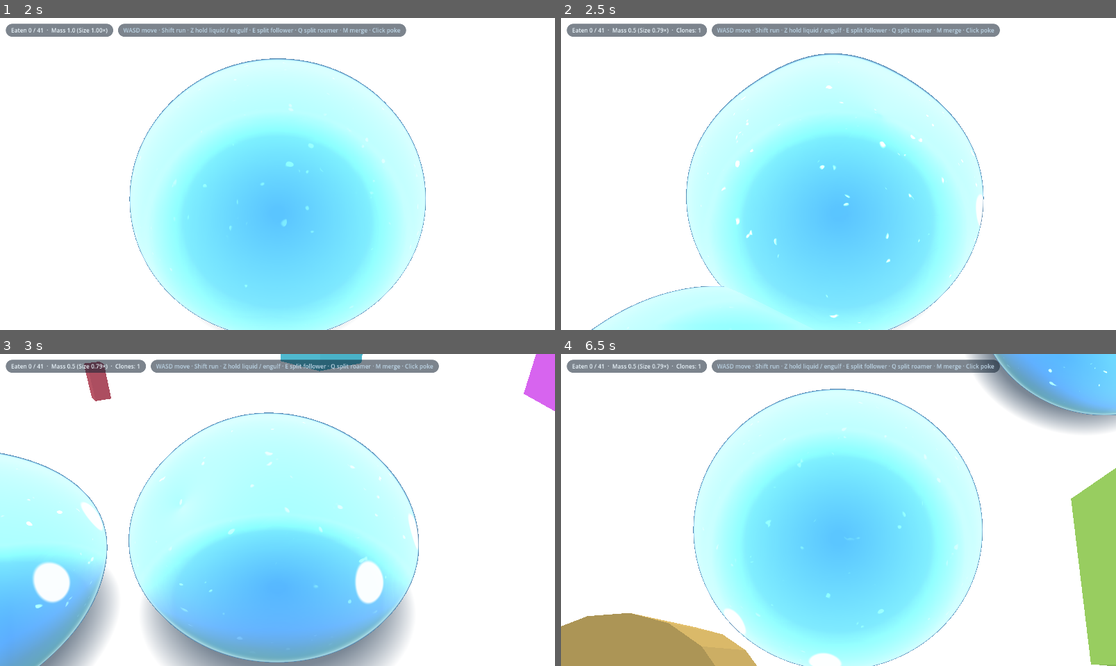
Above: before the commit, frames 1-4 (two rows, left to right).
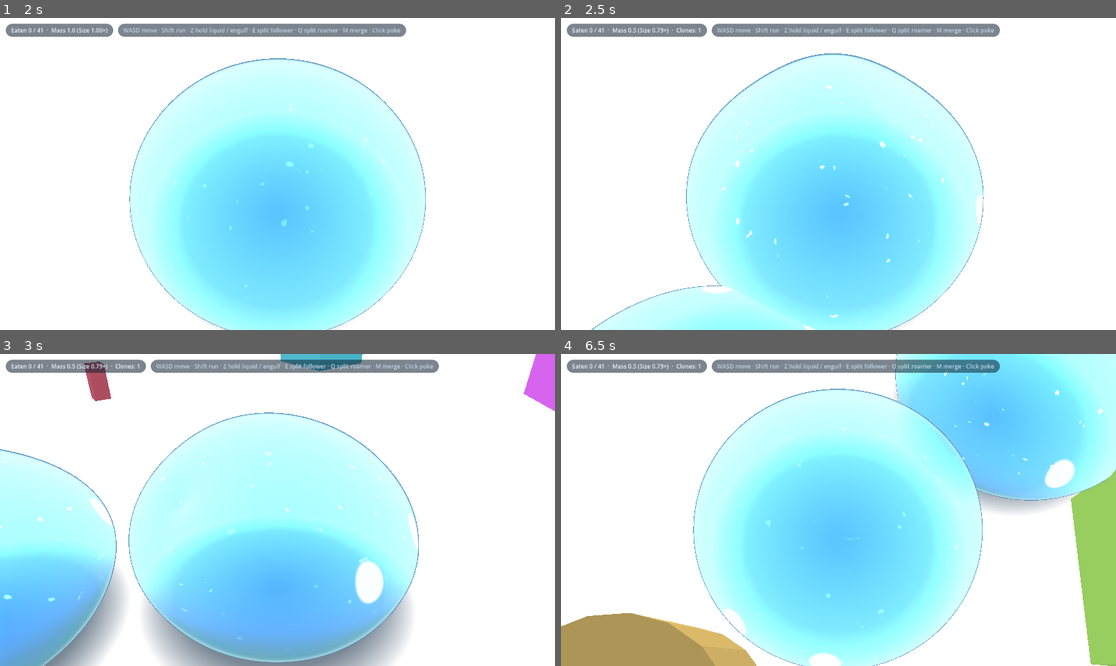
Above: after the commit, the same moments.

Repository: EN-rain/how-to-live-as-a-slime
Game: Godot game, scene res://scenes/main.tscn
The game is run twice, just before and just after one commit, with the same random seed, the same clock (stepped at 60 frames per second) and the same inputs.
Inputs (mouse positions are in pixels of both pictures, inside the frame that each line leads up to):
- Up to frame 1 (2 s): tap Enter (ui_accept) at 0.5, 0.77, 1.07 s; move the mouse to (399, 158) at 0.52 s; hold D (move_right) 0.53-1.25 s; hold M (merge_clones) 0.53-1.25 s; click (399, 158) at 0.67 s; tap Shift (run) at 0.8 s; drag from (166, 189) to (249, 236) at 1.27 s
- Up to frame 2 (2.5 s): move the mouse to (894, 105) at 2.02 s; hold D (move_right) from 2.03 s (still down); hold E (split_follow) from 2.03 s (still down); click (894, 105) at 2.17 s; tap Q (split_roam) at 2.3 s
- Up to frame 3 (3 s): release D (move_right) at 2.75 s; release E (split_follow) at 2.75 s; drag from (249, 572) to (111, 463) at 2.77 s
- Up to frame 4 (6.5 s): move the mouse to (1005, 556) at 3.52 s; hold A (move_left) 3.53-4.25 s; hold M (merge_clones) 3.53-4.25 s; click (1005, 556) at 3.67 s; tap Enter (ui_accept) at 3.77, 4.07 s; tap Shift (run) at 3.8 s; drag from (672, 463) to (755, 432) at 4.27 s; move the mouse to (866, 510) at 5.02 s; hold S (move_back) 5.03-5.75 s; hold Shift (run) 5.03-5.75 s; click (866, 510) at 5.17 s; tap Q (split_roam) at 5.3 s; drag from (755, 432) to (727, 525) at 5.77 s

Frame 1 is identical in both runs. In frame 2, 0.2% of the frame differs, in the area x 5-77%, y 11-100%; in frame 3, 3.1%; in frame 4, 16%, in the area x 0-100%, y 0-100%.

Commit message:
Improve slime lifecycle, engulf, AI, and state management (13 items)

Diff:
--- a/scripts/slime.gd
+++ b/scripts/slime.gd
@@ -134,6 +134,7 @@
 # AI internal state
 var _ai_target_pos := Vector3.ZERO
 var _ai_roam_timer := 0.0
+var _ai_recovery_timer := 0.0
 var _ai_target_prop = null
 var _ai_stuck_timer := 0.0
 var _ai_last_pos := Vector3.ZERO
@@ -155,17 +156,20 @@
 
 
 func _ready() -> void:
-	slime_scale = start_scale
-	target_scale = start_scale
-	_facing_yaw = start_facing
-	support_y = floor_y
+	if not is_budding:
+		slime_scale = start_scale
+		target_scale = start_scale
+		_facing_yaw = start_facing
+		support_y = floor_y
 
 	# Duplicate material override so each clone has independent shader uniforms
 	if body and body.material_override:
-		_mat = body.material_override.duplicate() as ShaderMaterial
-		body.material_override = _mat
-		_mat.set_shader_parameter("uMelt", 0.28)
-		_reset_array_uniforms()
+		var dup = body.material_override.duplicate()
+		if dup is ShaderMaterial:
+			_mat = dup
+			body.material_override = _mat
+			_mat.set_shader_parameter("uMelt", 0.28)
+			_reset_array_uniforms()
 
 	if floor_mesh and role == Role.PLAYER:
 		_floor_mat = floor_mesh.material_override as ShaderMaterial
@@ -179,7 +183,7 @@
 
 
 func _exit_tree() -> void:
-	if props:
+	if props and is_instance_valid(props):
 		props.unregister_slime(self)
 
 
@@ -210,7 +214,14 @@
 	if role != Role.PLAYER:
 		return
 	if event.is_action_pressed("slime_poke") and camera:
-		_try_poke((event as InputEventMouseButton).position)
+		if event is InputEventMouseButton or event is InputEventMouseMotion:
+			_try_poke(event.position)
+		elif event is InputEventScreenTouch:
+			_try_poke(event.position)
+		else:
+			var vp := get_viewport()
+			if vp:
+				_try_poke(vp.get_visible_rect().size * 0.5)
 	elif event.is_action_pressed("split_follow"):
 		split_clone(Role.FOLLOWER)
 	elif event.is_action_pressed("split_roam"):
@@ -260,7 +271,7 @@
 
 
 func _process(delta: float) -> void:
-	var dt := minf(delta, 0.05)
+	var dt := clampf(delta, 0.0, 0.1)
 	_time += dt
 	_impulse_time += dt
 	_impulse2_time += dt
@@ -268,7 +279,7 @@
 	# --- Merge animation (M key) ---
 	if is_merging:
 		merge_timer += dt
-		if merge_target and is_instance_valid(merge_target):
+		if merge_target and is_instance_valid(merge_target) and not merge_target.is_merging:
 			position = position.lerp(merge_target.position, 14.0 * dt)
 			slime_scale = lerpf(slime_scale, 0.02, 12.0 * dt)
 			_apply_transform()
@@ -278,11 +289,19 @@
 					merge_target.target_scale = pow(pow(merge_target.target_scale, 3.0) + pow(merge_source_scale, 3.0), 1.0 / 3.0)
 					merge_target.trigger_poke(Vector3(0, 0.3, 0), Vector3(0, -0.65, 0))
 					merge_target.trigger_poke2(Vector3(0, -0.3, 0), Vector3(0, 0.5, 0))
+					# Safely transfer any ongoing digestion props to merge_target
 					if props:
-						props.unregister_slime(self)
+						for p in props.props:
+							if p.state == SlimeProps.STATE_EATING and p.eater == self:
+								p.eater = merge_target
+								merge_target.inside_props.append(p)
+					inside_props.clear()
 					queue_free()
 		else:
-			queue_free()
+			# Target disappeared or became invalid: cancel merge safely instead of deleting self
+			is_merging = false
+			merge_target = null
+			_has_merged = false
 		return
 
 	# ---- PARENT fission: budding separation ----
@@ -292,7 +311,6 @@
 		var e := sin(k * PI * 0.5)
 
 		slime_scale = lerpf(fission_start_scale, fission_target_scale, e)
-		target_scale = fission_target_scale
 		_apply_transform()
 
 		var stretch_amt := sin(k * PI) * 0.75
@@ -302,6 +320,7 @@
 
 		if k >= 1.0:
 			is_fissioning = false
+			slime_scale = fission_target_scale
 			if _mat:
 				_mat.set_shader_parameter("uSplitAmt", 0.0)
 
@@ -312,7 +331,6 @@
 		var e := sin(k * PI * 0.5)
 
 		slime_scale = lerpf(bud_target_scale * 0.25, bud_target_scale, e)
-		target_scale = bud_target_scale
 		_apply_transform()
 
 		if bud_parent and is_instance_valid(bud_parent):
@@ -328,6 +346,7 @@
 		if k >= 1.0:
 			is_budding = false
 			bud_parent = null
+			slime_scale = bud_target_scale
 			if _mat:
 				_mat.set_shader_parameter("uSplitAmt", 0.0)
 
@@ -363,12 +382,12 @@
 		position.x *= arena_radius / flat
 		position.z *= arena_radius / flat
 
+	# --- Scale smoothing (updated BEFORE vertical motion so ground height aligns with frame scale) ---
+	slime_scale += (target_scale - slime_scale) * (1.0 - exp(-scale_response * dt))
+	_apply_transform()
+
 	# --- Vertical motion & climbing on props ---
 	_process_vertical(dt)
-
-	# --- Scale smoothing ---
-	slime_scale += (target_scale - slime_scale) * (1.0 - exp(-scale_response * dt))
-	_apply_transform()
 
 	# --- Record breadcrumbs for followers ---
 	if role == Role.PLAYER:
@@ -444,18 +463,31 @@
 
 
 func _process_follower_ai(dt: float) -> Vector3:
-	if target_leader == null:
-		if props and props.player_slime:
+	if target_leader == null or not is_instance_valid(target_leader):
+		target_leader = null
+		if props and props.player_slime and is_instance_valid(props.player_slime) and props.player_slime != self:
 			target_leader = props.player_slime
-	if target_leader == null or not is_instance_valid(target_leader):
-		return Vector3.ZERO
+		else:
+			return Vector3.ZERO
+
+	# Determine individual slot offset so followers don't stack on top of each other
+	var follower_index := 0
+	if props:
+		for s in props.registered_slimes:
+			if s == self:
+				break
+			if is_instance_valid(s) and s.role == Role.FOLLOWER and s.target_leader == target_leader:
+				follower_index += 1
+
+	var slot_spacing := (slime_scale * body_radius * 2.0 + 0.8)
+	var desired_dist := follow_distance * (target_leader.slime_scale + slime_scale) * 0.5 + float(follower_index) * slot_spacing
 
 	var target_pt := target_leader.position
 	liquid_mode = target_leader.liquid_mode
 
 	var trail := target_leader.breadcrumbs
+	var found_breadcrumb := false
 	if trail.size() > 0:
-		var desired_dist := (target_leader.slime_scale + slime_scale) * 1.5 + 0.6
 		var accum := 0.0
 		var prev := target_leader.position
 		for i in range(trail.size() - 1, -1, -1):
@@ -465,38 +497,69 @@
 			if accum >= desired_dist:
 				target_pt = b["pos"]
 				liquid_mode = b["liquid"]
+				found_breadcrumb = true
 				break
+
+	if not found_breadcrumb:
+		# Fallback when trail is short: stay behind leader rather than collapsing onto leader's center
+		var leader_back := -target_leader._crawl_dir
+		if leader_back.length_squared() < 0.01:
+			leader_back = Vector3(0, 0, 1)
+		target_pt = target_leader.position + leader_back.normalized() * desired_dist
 
 	var to_target := target_pt - position
 	to_target.y = 0.0
 	var dist := to_target.length()
 
-	cur_max = liquid_speed if liquid_mode else walk_speed
-	if dist > 8.0:
-		cur_max = run_speed * 1.1
-
-	if dist > 0.8:
-		return to_target.normalized() * cur_max
-	return Vector3.ZERO
+	var base_speed := liquid_speed if liquid_mode else walk_speed
+	var max_speed := (liquid_speed * 1.5) if liquid_mode else (run_speed * 1.1)
+	cur_max = max_speed if dist > 8.0 else base_speed
+
+	# Smooth arrival easing to prevent stopping threshold jitter/overshoot
+	var stop_dist := slime_scale * 0.35 + 0.2
+	var slow_dist := stop_dist + 2.0
+	if dist <= stop_dist:
+		return Vector3.ZERO
+
+	var speed_factor := clampf((dist - stop_dist) / (slow_dist - stop_dist), 0.0, 1.0)
+	speed_factor = speed_factor * speed_factor * (3.0 - 2.0 * speed_factor)
+	return to_target.normalized() * (cur_max * speed_factor)
 
 
 func _process_roamer_ai(dt: float) -> Vector3:
 	_ai_roam_timer += dt
 	_ai_stuck_timer += dt
+	if _ai_recovery_timer > 0.0:
+		_ai_recovery_timer = maxf(0.0, _ai_recovery_timer - dt)
 
 	if _ai_last_pos.distance_squared_to(position) > 0.2:
 		_ai_stuck_timer = 0.0
 		_ai_last_pos = position
 
+	# Stuck recovery
 	if _ai_stuck_timer > 2.0:
 		liquid_mode = true
 		_ai_target_prop = null
 		if _ai_stuck_timer > 4.0:
 			var ang := randf() * TAU
-			_ai_target_pos = position + Vector3(cos(ang) * 15.0, 0, sin(ang) * 15.0)
+			var escape_dest := position + Vector3(cos(ang) * 15.0, 0, sin(ang) * 15.0)
+			# Clamp wander target to arena boundary
+			var flat := Vector2(escape_dest.x, escape_dest.z)
+			if flat.length() > arena_radius * 0.85:
+				flat = flat.normalized() * (arena_radius * 0.75)
+				escape_dest.x = flat.x
+				escape_dest.z = flat.y
+			_ai_target_pos = escape_dest
 			_ai_stuck_timer = 0.0
-
-	if (_ai_target_prop == null or _ai_roam_timer > 1.8) and props != null:
+			_ai_recovery_timer = 3.0 # Allow recovery to operate before normal food targeting resumes
+
+	# Revalidate existing food target
+	if _ai_target_prop != null:
+		if not is_instance_valid(_ai_target_prop.mesh) or _ai_target_prop.state != SlimeProps.STATE_IDLE or _ai_target_prop.get("is_static"):
+			_ai_target_prop = null
+
+	# Staggered food search: only run search when timer triggers and NOT during stuck recovery
+	if _ai_recovery_timer <= 0.0 and _ai_roam_timer > 1.5 and props != null:
 		_ai_roam_timer = 0.0
 		_ai_target_prop = _find_best_food_for_roamer()
 
@@ -507,7 +570,7 @@
 		delta_pos.y = 0.0
 		var dist := delta_pos.length()
 
-		var edible_lim := 1.8 * slime_scale * 0.75
+		var edible_lim := body_radius * slime_scale * 0.75
 		if _ai_target_prop.radius < edible_lim:
 			desired_heading = delta_pos.normalized()
 			liquid_mode = (squeeze_k < 0.65)
@@ -523,7 +586,14 @@
 		if position.distance_squared_to(_ai_target_pos) < 4.0 or _ai_target_pos == Vector3.ZERO:
 			var ang := randf() * TAU
 			var dist := randf_range(15.0, 45.0)
-			_ai_target_pos = position + Vector3(cos(ang) * dist, 0, sin(ang) * dist)
+			var wander_dest := position + Vector3(cos(ang) * dist, 0, sin(ang) * dist)
+			var flat := Vector2(wander_dest.x, wander_dest.z)
+			if flat.length() > arena_radius * 0.85:
+				flat = flat.normalized() * (arena_radius * 0.75)
+				wander_dest.x = flat.x
+				wander_dest.z = flat.y
+			_ai_target_pos = wander_dest
+
 		var wander_dir := (_ai_target_pos - position)
 		wander_dir.y = 0.0
 		desired_heading = wander_dir.normalized()
@@ -536,22 +606,19 @@
 func _find_best_food_for_roamer():
 	if props == null:
 		return null
-	var edible_lim := 1.8 * slime_scale * 0.75
+	var edible_lim := body_radius * slime_scale * 1.5
 	var best_p = null
 	var best_score := -99999.0
 
 	for p in props.props:
-		if p.state != 0:
+		if p.state != SlimeProps.STATE_IDLE or p.get("is_static") or p.radius >= edible_lim:
+			continue
+		if p.mesh == null or not is_instance_valid(p.mesh):
 			continue
 		var dist := position.distance_to(p.mesh.position)
 		if dist > 85.0:
 			continue
-		var is_edible: bool = (p.radius < edible_lim)
-		var score := 0.0
-		if is_edible:
-			score = (p.radius * 25.0) - dist * 1.2
-		else:
-			score = (p.radius * 10.0) - dist * 2.5
+		var score: float = (p.radius * 25.0) - dist * 1.2
 		if score > best_score:
 			best_score = score
 			best_p = p
@@ -562,9 +629,10 @@
 	# Node position stays firmly at support height; vertex shader flattens from the top down to the floor
 	var target_y := support_y + (height_per_scale * slime_scale)
 	if position.y > target_y + 0.02:
+		is_on_ground = false
 		vertical_vel -= 22.0 * dt
 		position.y += vertical_vel * dt
-		if position.y < target_y:
+		if position.y <= target_y:
 			position.y = target_y
 			vertical_vel = 0.0
 			is_on_ground = true
@@ -582,77 +650,90 @@
 	# Liquid mode (Z key) engulfing:
 	# If on top of an object, or covering an object with the liquid body (except bottom),
 	# the slime drapes over and devours the object!
+	var target_p = null
 	if (liquid_amt > 0.35 or liquid_mode) and props != null:
-		var target_p = null
 		var S := slime_scale
-		var puddle_radius := 1.8 * S * 1.85
+		var spread := lerpf(1.0, liquid_spread_ratio, liquid_amt)
+		var puddle_radius := body_radius * S * spread
+		var slime_bottom := position.y - height_per_scale * S * liquid_height_ratio * 0.5
 
 		# 1. If standing on top of a prop AND the puddle fully covers it horizontally
-		if ground_prop != null and ground_prop.state == 0 and not ground_prop.get("is_static") and ground_prop.radius < 1.8 * S * 0.75 * 1.5:
+		if ground_prop != null and ground_prop.state == SlimeProps.STATE_IDLE and not ground_prop.get("is_static") and ground_prop.radius < body_radius * S * 0.75 * 1.5:
 			var gm: MeshInstance3D = ground_prop.mesh
-			if gm != null:
+			if gm != null and is_instance_valid(gm):
 				var ghe: Vector3 = ground_prop.half * gm.scale.x
-				var gprop_r: float = maxf(ghe.x, ghe.z)
+				var gprop_r: float = Vector2(ghe.x, ghe.z).length()
 				var gflat_d: float = Vector2(position.x - gm.position.x, position.z - gm.position.z).length()
-				# Only engulf if puddle fully encloses the prop footprint
-				if gflat_d + gprop_r <= puddle_radius * 1.05:
+				# Only engulf if puddle fully encloses the entire prop footprint (including corners)
+				if gflat_d + gprop_r <= puddle_radius * 1.02:
 					target_p = ground_prop
+
 		if target_p == null:
 			# 2. Check all props to see if the slime is covering or directly over one
 			var best_score := -INF
 			for p in props.props:
-				if p.state != 0 or p.get("is_static") or p.radius >= 1.8 * S * 0.75 * 1.5:
+				if p.state != SlimeProps.STATE_IDLE or p.get("is_static") or p.radius >= body_radius * S * 0.75 * 1.5:
 					continue
 				var m: MeshInstance3D = p.mesh
-				if m == null:
+				if m == null or not is_instance_valid(m):
 					continue
 				var he: Vector3 = p.half * m.scale.x
-				var prop_r: float = maxf(he.x, he.z)
+				var prop_r: float = Vector2(he.x, he.z).length()
 				var prop_top: float = m.position.y + he.y
-				var prop_center_y: float = m.position.y
+				var prop_bottom: float = m.position.y - he.y
 
 				var flat_d: float = Vector2(position.x - m.position.x, position.z - m.position.z).length()
 
-				# Condition: Slime's liquid body FULLY covers the object (strict anti-siphon check!)
-				# flat_d + prop_r <= puddle_radius means the puddle wraps completely around the prop.
-				var covers_horiz := (flat_d + prop_r <= puddle_radius * 1.05)
-				# - Vertically: slime center is at or above prop center
-				var is_above_or_on := (position.y >= prop_center_y - 0.2) or (position.y + height_per_scale * S * liquid_height_ratio >= prop_top - 0.4)
-
-				if covers_horiz and is_above_or_on:
+				# Condition: Slime's liquid body FULLY covers the object
+				var covers_horiz := (flat_d + prop_r <= puddle_radius * 1.02)
+				# Vertically: slime bottom must actually touch or be resting on prop within reach
+				var touches_vert := (slime_bottom >= prop_bottom - 0.3 * S) and (slime_bottom <= prop_top + 0.5 * S)
+
+				if covers_horiz and touches_vert:
 					var score: float = 100.0 - flat_d
 					if score > best_score:
 						best_score = score
 						target_p = p
 
-		if target_p != null:
+	if target_p != null:
+		if engulf_target != target_p:
 			engulf_target = target_p
-			# Smooth, responsive 0.65s devour time
-			engulf_progress = minf(1.0, engulf_progress + dt / 0.65)
-
-			if _mat and target_p.mesh:
-				var m: MeshInstance3D = target_p.mesh
-				_mat.set_shader_parameter("uDrapePos", (m.position - position) / slime_scale)
-				_mat.set_shader_parameter("uDrapeHalf", target_p.half * m.scale.x / slime_scale)
-				_mat.set_shader_parameter("uDrapeShape", float(target_p.shape) + target_p.sides * 0.01)
-				_mat.set_shader_parameter("uDrapeYaw", m.rotation.y)
-				_mat.set_shader_parameter("uDrapeAmt", engulf_progress)
-
-			if engulf_progress >= 1.0:
-				_devour_prop(target_p)
-				engulf_progress = 0.0
-				engulf_target = null
-				if _mat:
-					_mat.set_shader_parameter("uDrapeAmt", 0.0)
-			return
-
-	engulf_progress = maxf(0.0, engulf_progress - dt * 2.0)
-	if _mat and engulf_progress <= 0.001:
-		_mat.set_shader_parameter("uDrapeAmt", 0.0)
+			engulf_progress = 0.0
+
+		engulf_progress = minf(1.0, engulf_progress + dt / maxf(devour_duration, 0.1))
+
+		if _mat and target_p.mesh and is_instance_valid(target_p.mesh):
+			var m: MeshInstance3D = target_p.mesh
+			_mat.set_shader_parameter("uDrapePos", (m.position - position) / slime_scale)
+			_mat.set_shader_parameter("uDrapeHalf", target_p.half * m.scale.x / slime_scale)
+			_mat.set_shader_parameter("uDrapeShape", float(target_p.shape) + target_p.sides * 0.01)
+			_mat.set_shader_parameter("uDrapeYaw", m.rotation.y)
+			_mat.set_shader_parameter("uDrapeAmt", engulf_progress)
+
+		if engulf_progress >= 1.0:
+			_devour_prop(target_p)
+			engulf_progress = 0.0
+			engulf_target = null
+			if _mat:
+				_mat.set_shader_parameter("uDrapeAmt", 0.0)
+		return
+
+	# Target was lost or not covering: decay visual draping and progress
+	if engulf_progress > 0.0:
+		engulf_progress = maxf(0.0, engulf_progress - dt * 2.0)
+		if _mat:
+			_mat.set_shader_parameter("uDrapeAmt", engulf_progress)
+		if engulf_progress <= 0.001:
+			engulf_progress = 0.0
+			engulf_target = null
+			if _mat:
+				_mat.set_shader_parameter("uDrapeAmt", 0.0)
+	else:
+		engulf_target = null
 
 
 func _devour_prop(p) -> void:
-	p.state = 1
+	p.state = SlimeProps.STATE_EATING
 	p.eater = self
 	p.base_scale = p.mesh.scale # store exact scale: can never grow bigger when digesting!
 	p.t = 0.0
@@ -660,6 +741,7 @@
 	p.off = Vector3(randf() - 0.5, -0.1 + randf() * 0.3, randf() - 0.5)
 	p.total_mass = pow(p.radius, 3.0) * 0.3
 	p.absorbed_mass = 0.0
+	inside_props.append(p)
 	if props:
 		props.eaten += 1
 		props.eaten_changed.emit(props.eaten)
@@ -667,7 +749,7 @@
 
 func split_clone(clone_role: Role) -> void:
 	## Split into two independent volume-conserved slimes (each = 0.7937x parent scale).
-	if slime_scale < 0.45 or is_fissioning or is_budding:
+	if target_scale < 0.45 or is_fissioning or is_budding or is_merging:
 		return
 
 	var fwd := _crawl_dir.normalized()
@@ -676,59 +758,73 @@
 		fwd.y = 0.0
 		fwd = fwd.normalized()
 
-	fission_fwd = -fwd
+	var split_fwd := -fwd
+	var new_target_scale := target_scale * pow(0.5, 1.0 / 3.0)
+
+	# Spawn clone FIRST. If spawning fails, parent is completely untouched!
+	var clone := _spawn_fission_clone(clone_role, split_fwd, new_target_scale)
+	if clone == null:
+		return
+
+	# Only commit parent fission state after successful clone spawn
+	fission_fwd = split_fwd
 	fission_clone_role = clone_role
 	fission_duration = 0.38
 	fission_start_scale = slime_scale
-	fission_target_scale = slime_scale * pow(0.5, 1.0 / 3.0)
+	fission_target_scale = new_target_scale
+	target_scale = new_target_scale
 	is_fissioning = true
 	fission_timer = 0.0
 
-	_spawn_fission_clone()
-
-
-func _spawn_fission_clone() -> void:
+
+func _spawn_fission_clone(clone_role: Role, fwd_dir: Vector3, clone_target_scale: float) -> Slime:
 	var prefab := load("res://scenes/slime.tscn") as PackedScene
 	if prefab == null:
-		return
+		return null
 	var clone := prefab.instantiate() as Slime
-
-	clone.role = fission_clone_role
-	clone.start_scale = fission_target_scale * 0.25
-	clone.target_scale = fission_target_scale
+	if clone == null:
+		return null
+
+	clone.role = clone_role
+	clone.start_scale = clone_target_scale * 0.25
+	clone.target_scale = clone_target_scale
 	clone.slime_scale = clone.start_scale
 	clone.props = props
 	clone.floor_mesh = floor_mesh
 	clone.floor_y = floor_y
 	clone.support_y = support_y
 
-	clone.position = position + fission_fwd * (0.2 * body_radius * fission_target_scale)
+	clone.position = position + fwd_dir * (0.2 * body_radius * clone_target_scale)
 	clone.position.y = position.y
 	clone._facing_yaw = _facing_yaw
 
-	if fission_clone_role == Role.FOLLOWER:
+	if clone_role == Role.FOLLOWER:
 		clone.target_leader = self
 
 	clone.is_budding = true
 	clone.bud_parent = self
 	clone.bud_timer = 0.0
-	clone.bud_duration = fission_duration
-	clone.bud_target_scale = fission_target_scale
-	clone.bud_fwd = fission_fwd
-
-	get_parent().add_child(clone)
-	if props:
-		props.register_slime(clone)
+	clone.bud_duration = 0.38
+	clone.bud_target_scale = clone_target_scale
+	clone.bud_fwd = fwd_dir
+
+	var p_node := get_parent()
+	if p_node:
+		p_node.add_child(clone)
+	else:
+		return null
+
+	return clone
 
 
 func merge_nearby_clones() -> void:
-	if props == null:
+	if props == null or is_merging or is_fissioning or is_budding:
 		return
 	var merge_rad := (body_radius * slime_scale) * 3.4 + 2.0
 	var to_merge: Array[Slime] = []
 
 	for s in props.registered_slimes:
-		if s == self or not is_instance_valid(s) or s.is_merging:
+		if s == self or not is_instance_valid(s) or s.is_merging or s.is_fissioning or s.is_budding:
 			continue
 		if position.distance_to(s.position) <= merge_rad + (s.body_radius * s.slime_scale):
 			to_merge.append(s)
@@ -741,7 +837,7 @@
 		s.merge_target = self
 		s.merge_timer = 0.0
 		s.merge_duration = 0.42
-		s.merge_source_scale = s.slime_scale
+		s.merge_source_scale = s.target_scale
 		s.velocity = Vector3.ZERO
 
 	trigger_poke(Vector3(0, 0.3, 0), Vector3(0, -0.6, 0))
